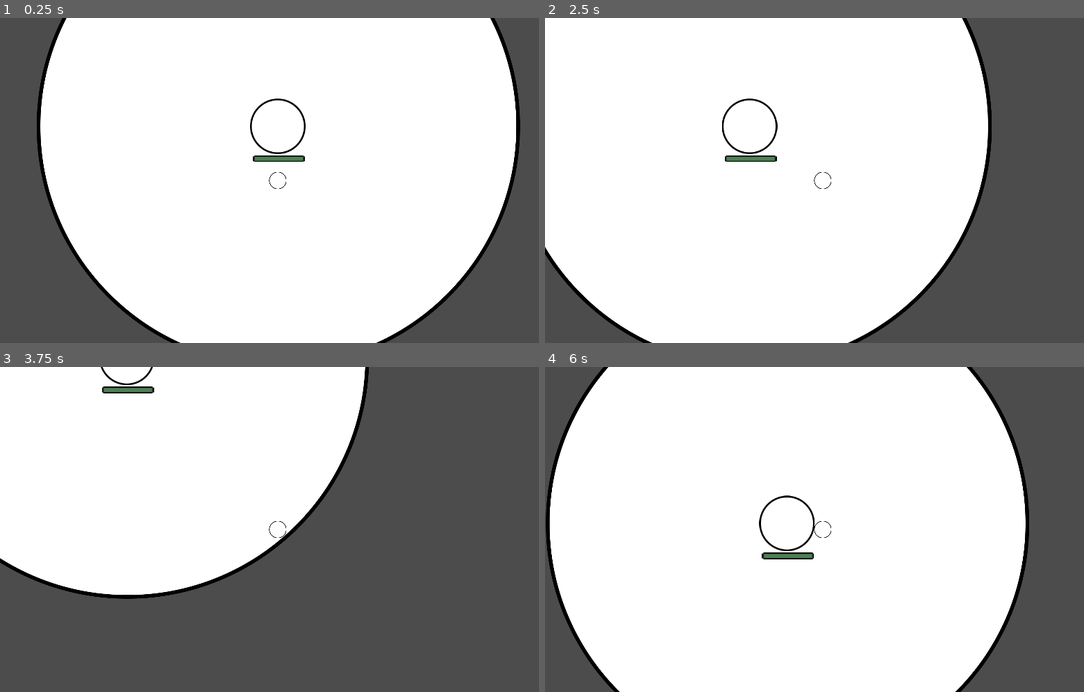
Above: before the commit, frames 1-4 (two rows, left to right).
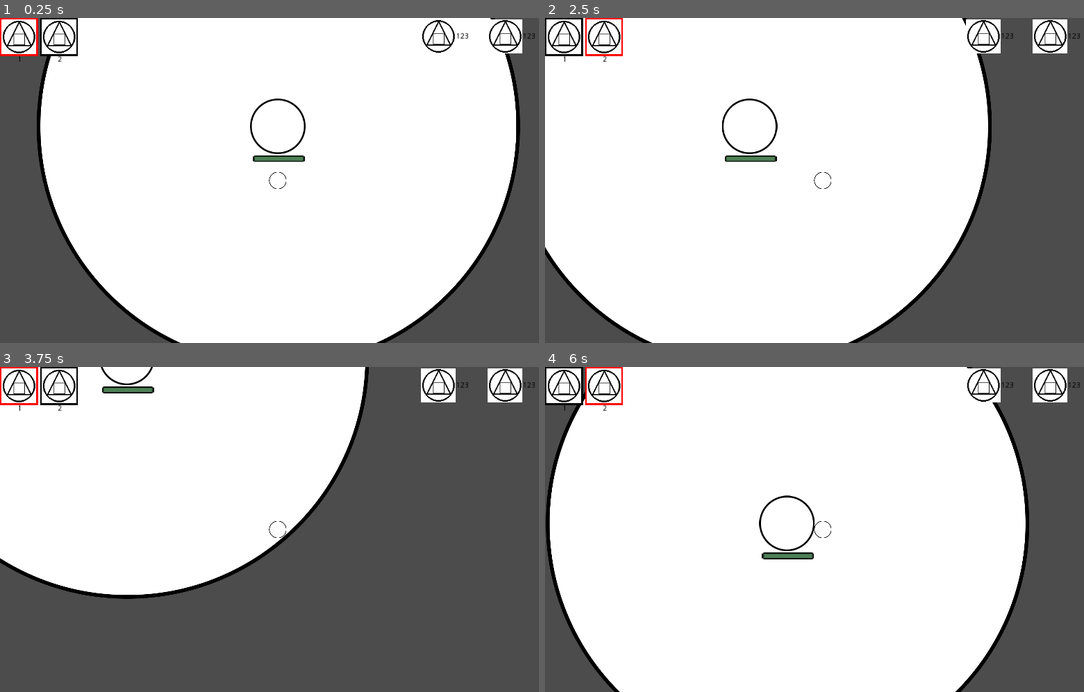
Above: after the commit, the same moments.

Repository: Gics444/tm-labs
Game: Godot game, scene res://Main_Scene_(World)/World.tscn
Same seed, same stepped clock (60 frames per second), same inputs: the game is played once before the commit and once after it.
Inputs (mouse positions are in pixels of both pictures, inside the frame that each line leads up to):
- Up to frame 1 (0.25 s): no input
- Up to frame 2 (2.5 s): click (566, 37) at 0.5 s, where only the run after the commit has a clickable "1"; click (604, 37) at 1.25 s, where only the run after the commit has a clickable "2"; tap Enter at 2 s; hold D (right) from 2.03 s (still down); hold 1 (1, bound only after the commit) from 2.03 s (still down); tap 2 (2, bound only after the commit) at 2.3 s
- Up to frame 3 (3.75 s): release D (right) at 2.78 s; release 1 (1, bound only after the commit) at 2.78 s; hold S (down) 2.78-3.53 s; tap 2 (2, bound only after the commit) at 2.85 s; tap 1 (1, bound only after the commit) at 3.05 s; hold D (right) from 3.53 s (still down); hold 1 (1, bound only after the commit) from 3.53 s (still down)
- Up to frame 4 (6 s): tap 2 (2, bound only after the commit) at 3.8, 4.35, 5.3, 5.85 s; release D (right) at 4.28 s; release 1 (1, bound only after the commit) at 4.28 s; hold W (up) 4.28-5.03 s; tap 1 (1, bound only after the commit) at 4.55 s; hold 1 (1, bound only after the commit) 5.03-5.78 s; hold A (left) from 5.03 s (still down)

The runs differ from the first frame. In frame 1, 2.1% of the frame differs, in the area x 0-100%, y 0-14%; in frame 2, 2.0%; in frame 3, 2.0%; in frame 4, 2.4%.

Commit message:
added ui

Diff:
--- /dev/null
+++ b/Lab3/Godot stuff/Main_Scene_(World)/ButtonGroup.gd
@@ -0,0 +1,18 @@
+extends Control
+
+onready var pressed = $Structure1
+
+func _ready() -> void:
+	for button in get_children():
+		button.connect("pressed", self, "_on_Button_pressed", [button])
+
+func _on_Button_pressed(button: Button) -> void:
+	pressed.pressed = false
+	pressed = button
+	pressed.pressed = true
+
+func _input(event):
+	if event.is_action_pressed("1"):
+		$Structure1.emit_signal("pressed")
+	if event.is_action_pressed("2"):
+		$Structure2.emit_signal("pressed")
--- /dev/null
+++ b/Lab3/Godot stuff/Main_Scene_(World)/UI.tscn
@@ -0,0 +1,98 @@
+[gd_scene load_steps=6 format=2]
+
+[ext_resource path="res://icon.png" type="Texture" id=1]
+[ext_resource path="res://Main_Scene_(World)/ButtonGroup.gd" type="Script" id=2]
+
+[sub_resource type="StyleBoxFlat" id=3]
+content_margin_left = 3.0
+content_margin_right = 0.0
+content_margin_top = 0.0
+content_margin_bottom = 0.0
+bg_color = Color( 0, 0, 0, 1 )
+
+[sub_resource type="StyleBoxFlat" id=1]
+content_margin_left = 3.0
+content_margin_right = 0.0
+content_margin_top = 0.0
+content_margin_bottom = 0.0
+bg_color = Color( 1, 0, 0, 1 )
+
+[sub_resource type="StyleBoxFlat" id=2]
+content_margin_left = 3.0
+content_margin_right = 0.0
+content_margin_top = 0.0
+content_margin_bottom = 0.0
+bg_color = Color( 0, 0, 0, 1 )
+
+[node name="Control" type="Control"]
+anchor_right = 1.0
+anchor_bottom = 1.0
+
+[node name="ButtonGroup" type="Control" parent="."]
+margin_right = 40.0
+margin_bottom = 40.0
+script = ExtResource( 2 )
+
+[node name="Structure1" type="Button" parent="ButtonGroup"]
+margin_right = 70.0
+margin_bottom = 70.0
+focus_mode = 0
+custom_styles/hover = SubResource( 3 )
+custom_styles/pressed = SubResource( 1 )
+custom_styles/normal = SubResource( 2 )
+toggle_mode = true
+pressed = true
+icon = ExtResource( 1 )
+
+[node name="Label" type="Label" parent="ButtonGroup/Structure1"]
+margin_left = 16.0
+margin_top = 70.0
+margin_right = 56.0
+margin_bottom = 84.0
+custom_colors/font_color = Color( 0, 0, 0, 1 )
+text = "1"
+align = 1
+
+[node name="Structure2" type="Button" parent="ButtonGroup"]
+margin_left = 74.0
+margin_right = 144.0
+margin_bottom = 70.0
+focus_mode = 0
+custom_styles/hover = SubResource( 3 )
+custom_styles/pressed = SubResource( 1 )
+custom_styles/normal = SubResource( 2 )
+toggle_mode = true
+icon = ExtResource( 1 )
+
+[node name="Label" type="Label" parent="ButtonGroup/Structure2"]
+margin_left = 16.0
+margin_top = 70.0
+margin_right = 56.0
+margin_bottom = 84.0
+custom_colors/font_color = Color( 0, 0, 0, 1 )
+text = "2"
+align = 1
+
+[node name="Essence" type="Sprite" parent="."]
+position = Vector2( 808, 34 )
+texture = ExtResource( 1 )
+
+[node name="Label" type="Label" parent="Essence"]
+margin_left = 32.0
+margin_top = -7.0
+margin_right = 72.0
+margin_bottom = 7.0
+custom_colors/font_color = Color( 0, 0, 0, 1 )
+text = "123"
+
+[node name="Segments" type="Sprite" parent="."]
+position = Vector2( 931, 34 )
+texture = ExtResource( 1 )
+
+[node name="Label" type="Label" parent="Segments"]
+margin_left = 32.0
+margin_top = -7.0
+margin_right = 72.0
+margin_bottom = 7.0
+custom_colors/font_color = Color( 0, 0, 0, 1 )
+text = "123"
--- a/Lab3/Godot stuff/Main_Scene_(World)/World.tscn
+++ b/Lab3/Godot stuff/Main_Scene_(World)/World.tscn
@@ -1,17 +1,14 @@
-[gd_scene load_steps=6 format=2]
+[gd_scene load_steps=7 format=2]
 
 [ext_resource path="res://Objects/Entities/Circle_(Player)/Circle_(Player).tscn" type="PackedScene" id=1]
 [ext_resource path="res://Objects/Structures/The_Core/The_Core.tscn" type="PackedScene" id=2]
 [ext_resource path="res://Main_Scene_(World)/Plombit_yawn_3.jpg" type="Texture" id=3]
+[ext_resource path="res://Main_Scene_(World)/UI.tscn" type="PackedScene" id=4]
 [ext_resource path="res://Main_Scene_(World)/World.gd" type="Script" id=5]
 [ext_resource path="res://Main_Scene_(World)/ExpandingBack.tscn" type="PackedScene" id=6]
 
 [node name="The World" type="Node2D"]
 script = ExtResource( 5 )
-
-[node name="Camera2D" type="Camera2D" parent="."]
-position = Vector2( 512, 300 )
-current = true
 
 [node name="Sprite" type="Sprite" parent="."]
 visible = false
@@ -30,4 +27,14 @@
 wait_time = 20.0
 autostart = true
 
+[node name="Camera2D" type="Camera2D" parent="."]
+position = Vector2( 512, 300 )
+current = true
+
+[node name="UI" parent="Camera2D" instance=ExtResource( 4 )]
+margin_left = -512.0
+margin_top = -300.0
+margin_right = -512.0
+margin_bottom = -300.0
+
 [connection signal="timeout" from="SpawnTimer" to="." method="_on_SpawnTimer_timeout"]
--- a/Lab3/Godot stuff/project.godot
+++ b/Lab3/Godot stuff/project.godot
@@ -41,6 +41,16 @@
 "events": [ Object(InputEventKey,"resource_local_to_scene":false,"resource_name":"","device":0,"alt":false,"shift":false,"control":false,"meta":false,"command":false,"pressed":false,"scancode":68,"physical_scancode":0,"unicode":0,"echo":false,"script":null)
  ]
 }
+1={
+"deadzone": 0.5,
+"events": [ Object(InputEventKey,"resource_local_to_scene":false,"resource_name":"","device":0,"alt":false,"shift":false,"control":false,"meta":false,"command":false,"pressed":false,"scancode":49,"physical_scancode":0,"unicode":0,"echo":false,"script":null)
+ ]
+}
+2={
+"deadzone": 0.5,
+"events": [ Object(InputEventKey,"resource_local_to_scene":false,"resource_name":"","device":0,"alt":false,"shift":false,"control":false,"meta":false,"command":false,"pressed":false,"scancode":50,"physical_scancode":0,"unicode":0,"echo":false,"script":null)
+ ]
+}
 
 [physics]
 
